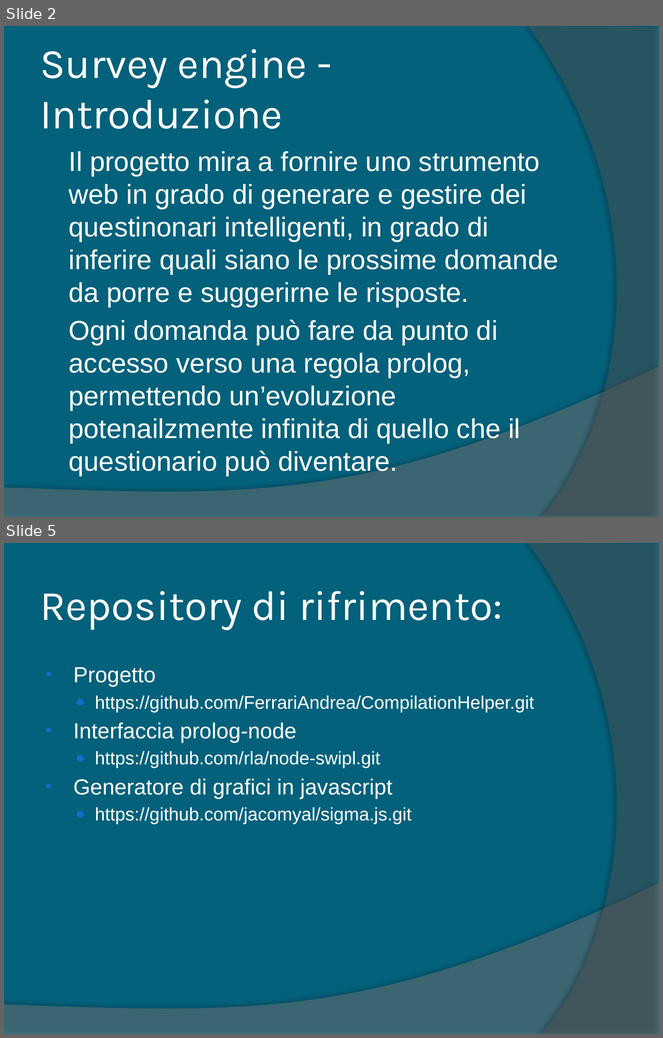
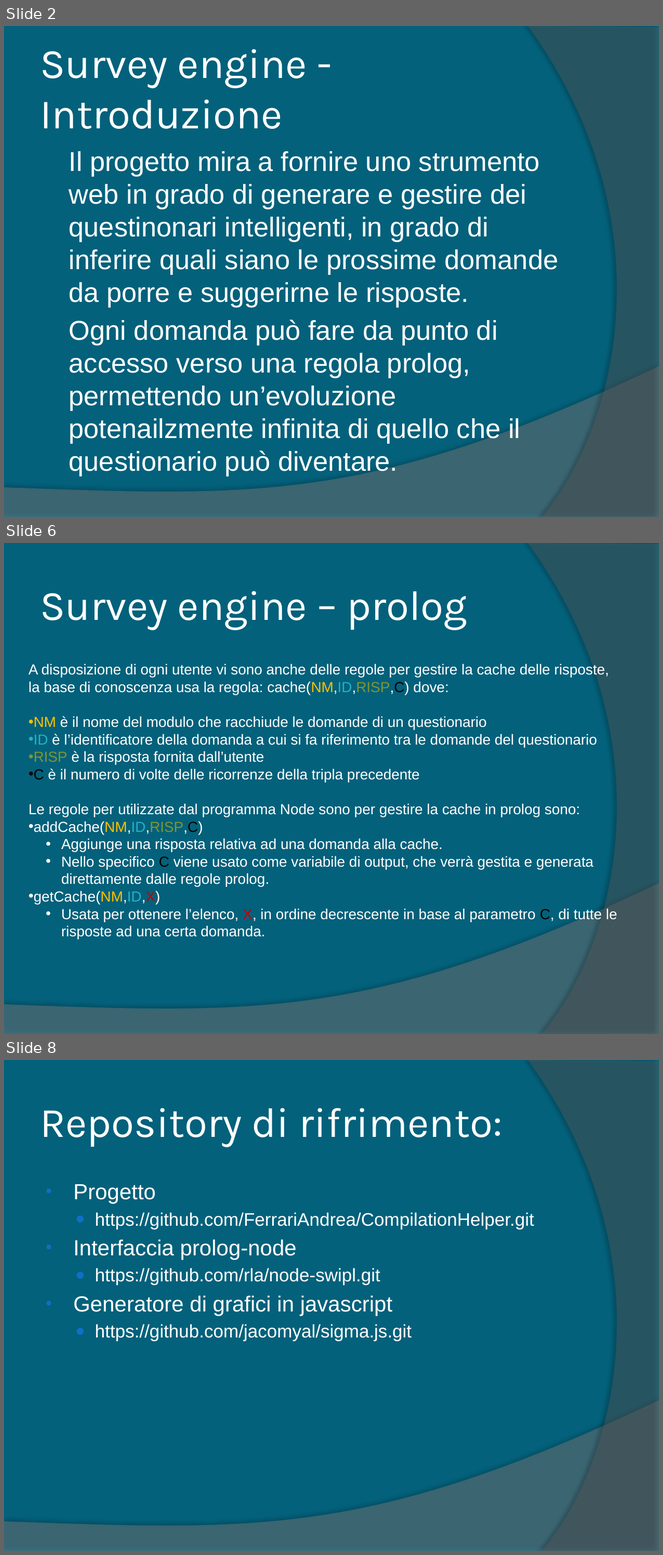
Before and after one commit to FerrariAndrea/Node-Prolog-SurveyEngine, a slide deck: Doc/Relazione.pptx. Shown one above the other, each under a label of ours: slides 2 and 5 before the commit, slides 2, 6 and 8 after it; the slides between them are not shown. The pictures are 663x1038 and 663x1555 pixels, drawn with LibreOffice and Linux fonts; fonts in the diff are those of the drawing. Boxes give left, top, right and bottom in pixels: in the first picture for what was removed or moved away, otherwise in the second. Text is boxed around its words. In the diff, an @@ line names an element or a change of style, - is before the commit and + after.

```diff
--- a/Doc/Relazione.pptx
+++ b/Doc/Relazione.pptx
@@ slide 6 added at bbox=[4, 543, 659, 1034], background #04617B; not listed: 2 template elements that a slide beside it also shows @@
@@ title added at bbox=[40, 591, 467, 630], 46 pt, text #FFFFFF @@
+Survey engine – prolog
@@ text added at bbox=[28, 664, 618, 939], 16 pt, text #FFFFFF @@
+A disposizione di ogni utente vi sono anche delle regole per gestire la cache delle risposte,
+la base di conoscenza usa la regola: cache(NM,ID,RISP,C) dove:
+• NM è il nome del modulo che racchiude le domande di un questionario
+• ID è l’identificatore della domanda a cui si fa riferimento tra le domande del questionario
+• RISP è la risposta fornita dall’utente
+• C è il numero di volte delle ricorrenze della tripla precedente
+Le regole per utilizzate dal programma Node sono per gestire la cache in prolog sono:
+• addCache(NM,ID,RISP,C)
+  • Aggiunge una risposta relativa ad una domanda alla cache.
+  • Nello specifico C viene usato come variabile di output, che verrà gestita e generata direttamente dalle regole prolog.
+• getCache(NM,ID,X)
+  • Usata per ottenere l’elenco, X, in ordine decrescente in base al parametro C, di tutte le risposte ad una certa domanda.
@@ what was slide 5 is now slide 8 @@
```
Also in this commit, not shown: 2 slides changed, 2 other slides added, 2 other files.
